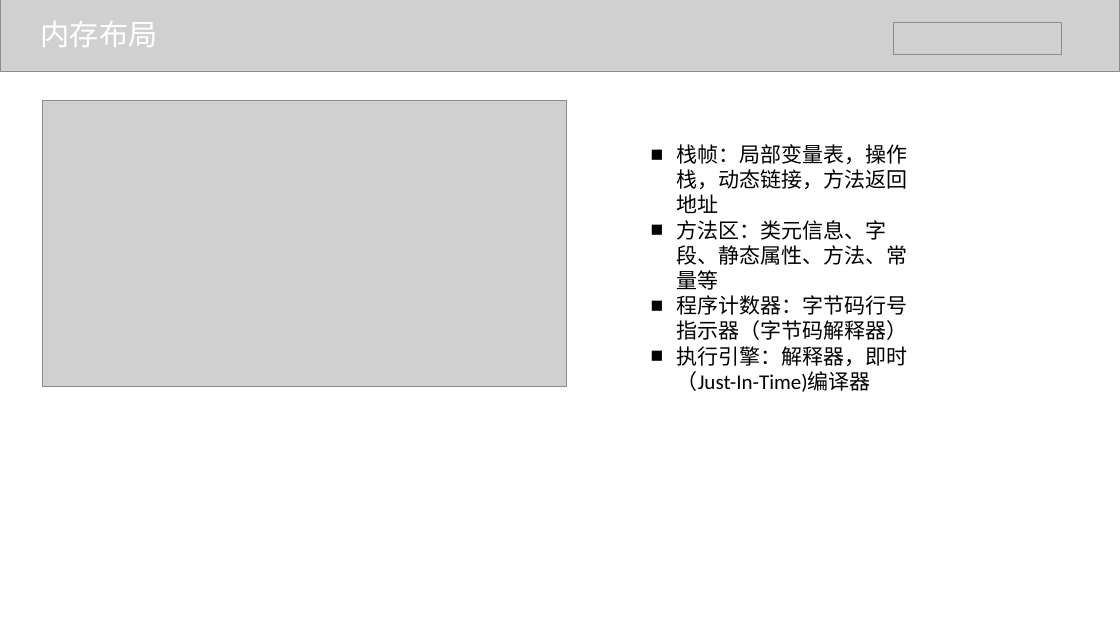
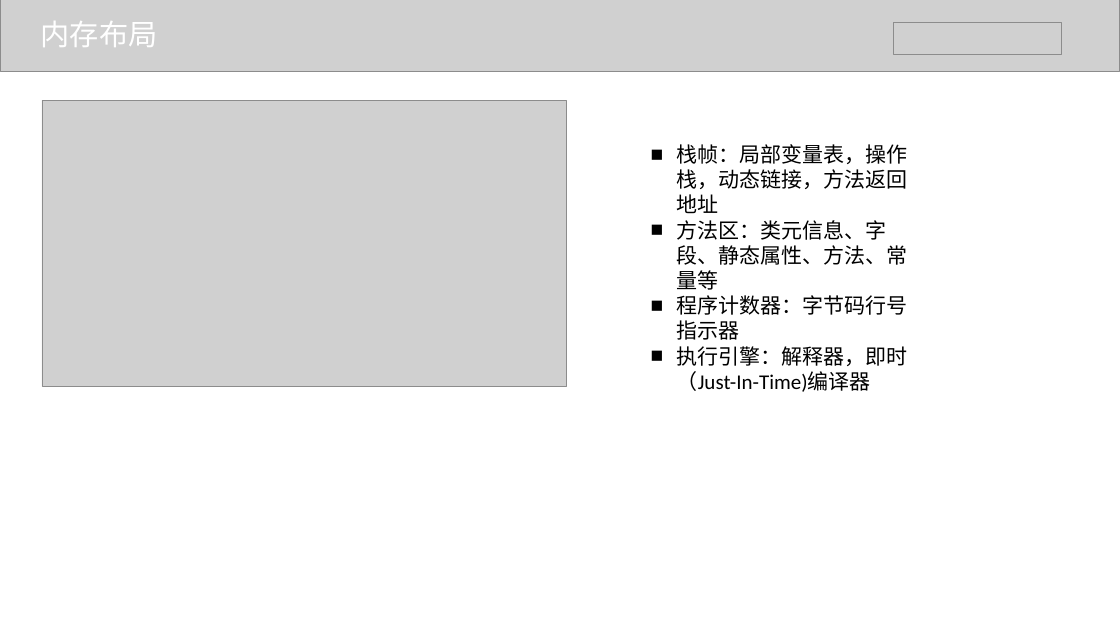
Before and after one commit to BraveMing/transfer-station, a slide deck: slide 3 of jvm/jvm内存管理-谭维明.pptx. Drawn at 1120x630 pixels with LibreOffice and Linux fonts; fonts in the diff are those of the drawing; grey boxes stand for pictures. Boxes give left, top, right and bottom in pixels: in the first picture for what was removed or moved away, otherwise in the second. Text is boxed around its words. In the diff, an @@ line names an element or a change of style, - is before the commit and + after.

```diff
--- a/jvm/jvm内存管理-谭维明.pptx
+++ b/jvm/jvm内存管理-谭维明.pptx
@@ text at bbox=[677, 295, 908, 340]: text changed @@
-■ 程序计数器：字节码行号指示器（字节码解释器）
+■ 程序计数器：字节码行号指示器
```
Also in this commit, not shown: 1 other slide changed, 7 slides added.
